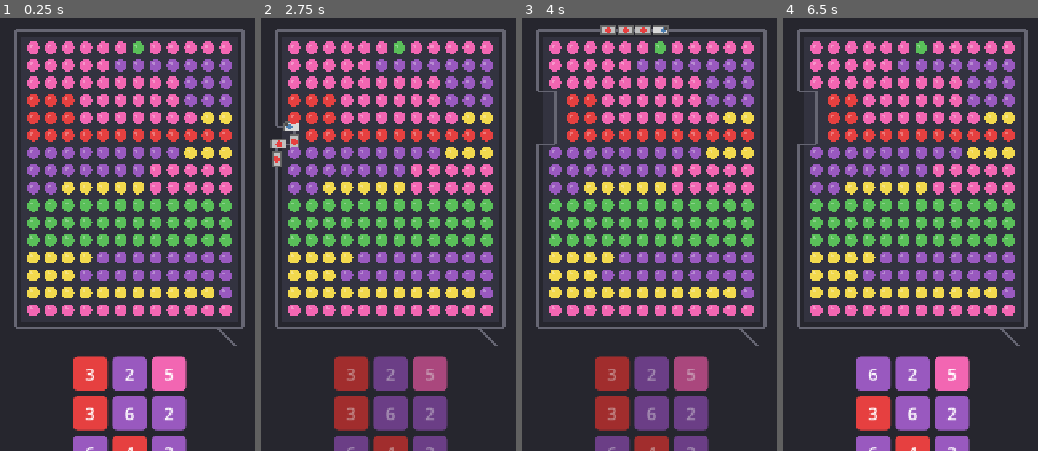
Above: before the commit, frames 1-4 (left to right).
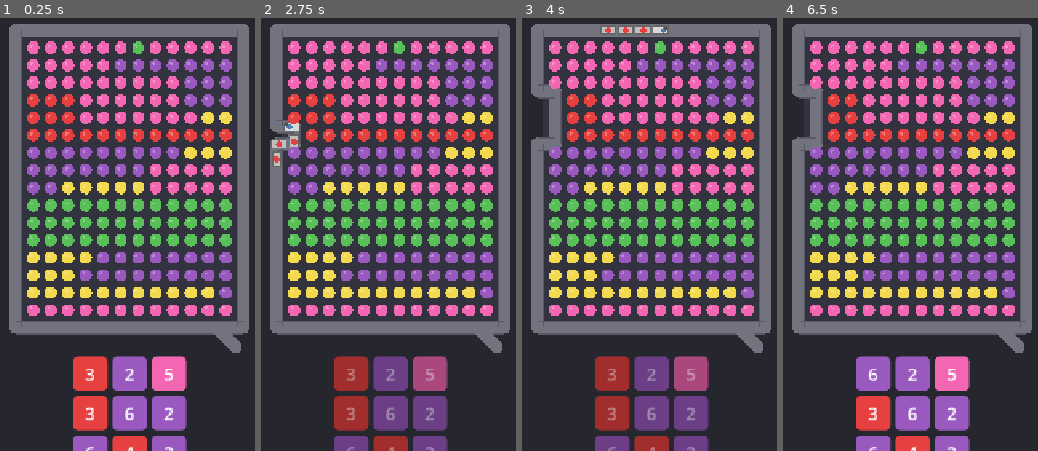
Above: after the commit, the same moments.

Repository: AeronPark/train-sort-jam
Game: Godot game, scene res://scenes/main.tscn
Two runs of this game, one before a commit and one after it. Both use one fixed random seed, a clock stepped at 60 frames per second and the inputs below.
Inputs (mouse positions are in pixels of both pictures, inside the frame that each line leads up to):
- Up to frame 1 (0.25 s): no input
- Up to frame 2 (2.75 s): click "3" at 0.5 s; move the mouse to (outside the picture) at 1.27 s; click (outside the picture) at 1.42 s; move the mouse to (outside the picture) at 2.02 s; click (outside the picture) at 2.17 s
- Up to frame 3 (4 s): move the mouse to (731, 126) at 2.77 s; click (731, 126) at 2.92 s; move the mouse to (611, 316) at 3.52 s; click (611, 316) at 3.67 s
- Up to frame 4 (6.5 s): move the mouse to (outside the picture) at 4.27 s; click (outside the picture) at 4.42 s; move the mouse to (outside the picture) at 5.02 s; click (outside the picture) at 5.17 s; tap Enter at 5.75 s; move the mouse to (951, 225) at 5.77 s; click (951, 225) at 5.92 s

The runs differ from the first frame. In frame 1, 9.5% of the frame differs, in the area x 3-98%, y 1-78%; in frame 2, 9.5%; in frame 3, 9.5%; in frame 4, 9.9%.

Commit message:
Thick grey track path like a road
- Track is now a thick filled path, not a thin line
- Uses TRACK_WIDTH for thickness
- Circles at corners for smooth joints
- Edge lines for definition
- Ready for railroad track texture later

Diff:
--- a/scripts/game_manager.gd
+++ b/scripts/game_manager.gd
@@ -568,17 +568,39 @@
 	if track_path.is_empty():
 		_rebuild_track_path()
 
-	var track_color = Color(0.4, 0.4, 0.45)
-
-	# Draw track path
+	var track_color = Color(0.45, 0.45, 0.5)
+	var track_thickness = TRACK_WIDTH
+
+	# Draw thick track segments like a road
 	for i in range(track_path.size()):
 		var next_i = (i + 1) % track_path.size()
-		draw_line(track_path[i], track_path[next_i], track_color, 4.0)
+		var p1 = track_path[i]
+		var p2 = track_path[next_i]
+
+		# Draw thick line segment
+		draw_line(p1, p2, track_color, track_thickness)
+
+		# Draw circles at corners to smooth joints
+		draw_circle(p1, track_thickness / 2, track_color)
+
+	# Draw track edges for definition
+	var edge_color = Color(0.35, 0.35, 0.4)
+	for i in range(track_path.size()):
+		var next_i = (i + 1) % track_path.size()
+		var p1 = track_path[i]
+		var p2 = track_path[next_i]
+		var dir = (p2 - p1).normalized()
+		var perp = Vector2(-dir.y, dir.x) * (track_thickness / 2)
+
+		# Outer edges
+		draw_line(p1 + perp, p2 + perp, edge_color, 2.0)
+		draw_line(p1 - perp, p2 - perp, edge_color, 2.0)
 
 	# Exit indicator at bottom-right
 	if not track_path.is_empty():
 		var exit_pos = track_path[0]
-		draw_line(exit_pos, exit_pos + Vector2(30, 30), track_color, 4.0)
+		draw_line(exit_pos, exit_pos + Vector2(30, 30), track_color, track_thickness)
+		draw_circle(exit_pos + Vector2(30, 30), track_thickness / 2, track_color)
 
 func _draw_train() -> void:
 	if not train_active:
